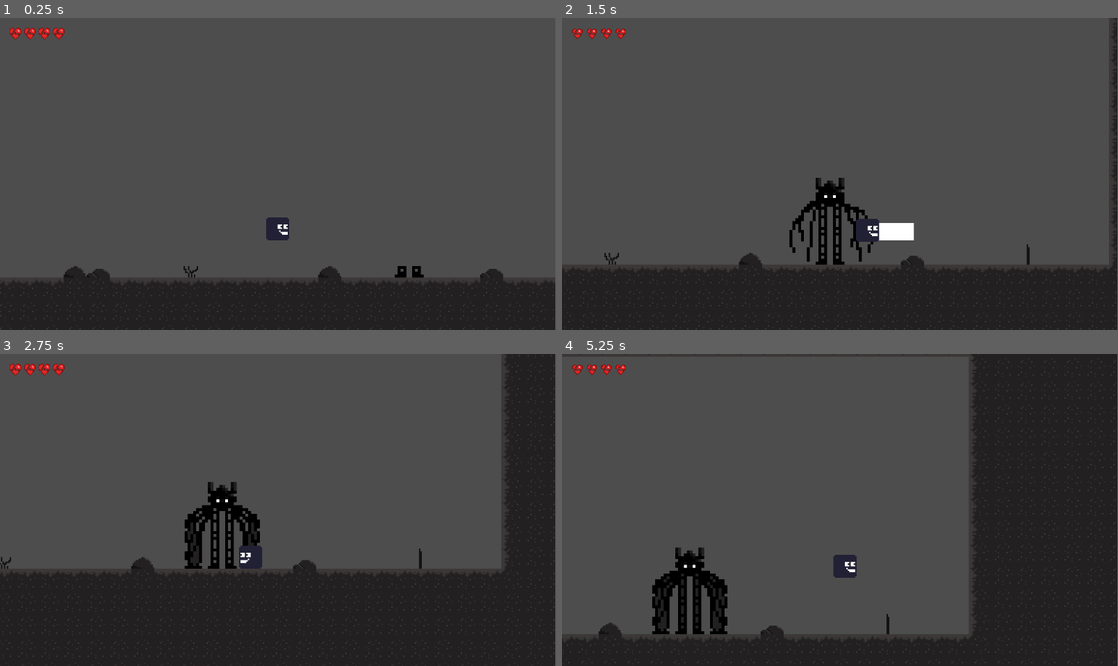
Above: before the commit, frames 1-4 (two rows, left to right).
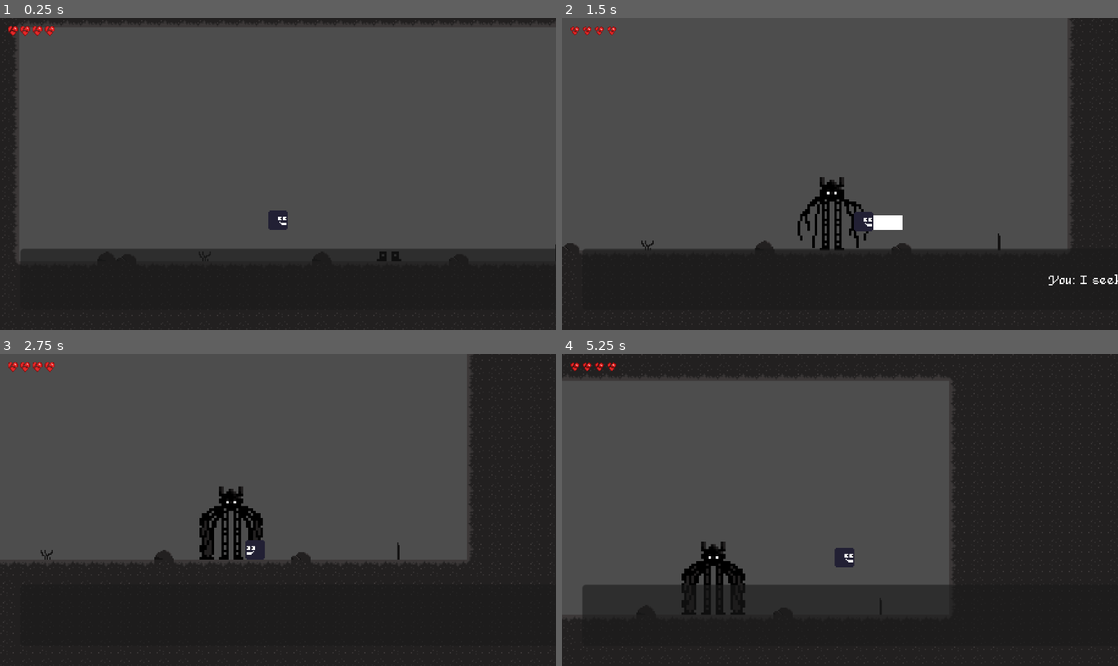
Above: after the commit, the same moments.

Repository: CSC-Reda-Slaoui/boss-rush-jam-2024
Game: Godot game, scene res://shadowstalker_fight.tscn
The game is run twice, just before and just after one commit, with the same random seed, the same clock (stepped at 60 frames per second) and the same inputs. This scene is started directly instead of the project's main scene.
Inputs:
- Up to frame 1 (0.25 s): no input
- Up to frame 2 (1.5 s): hold Right (right) from 0.53 s (still down); tap Space (dialogue, bound only after the commit) at 0.6 s; tap Z (jump) at 0.77 s; tap X (attack) at 1.35 s
- Up to frame 3 (2.75 s): tap Z (jump) at 1.52 s; tap Space (dialogue, bound only after the commit) at 1.55, 2.3 s; release Right (right) at 2.03 s; hold Left (left) from 2.03 s (still down); tap C (dash) at 2.1 s
- Up to frame 4 (5.25 s): release Left (left) at 2.78 s; hold Right (right) 2.78-4.28 s; tap Space (dialogue, bound only after the commit) at 2.85, 3.6, 4.55 s; tap Z (jump) at 3.02, 3.77, 4.52 s; hold Left (left) 4.28-5.03 s; tap X (attack) at 4.35 s; hold Right (right) from 5.03 s (still down); tap C (dash) at 5.1 s
In our replay, the window is 799x449 before the commit and 800x449 after it. These sizes can differ from the game's own. Grey fills any space a smaller window leaves; there, only what the larger window draws over its background counts as a difference.

The runs differ from the first frame. In frame 1, 14% of the frame differs, in the area x 0-100%, y 0-100%; in frame 2, 14%; in frame 3, 9.6%; in frame 4, 21%.

Commit message:
started dialogue

Diff:
--- /dev/null
+++ b/dialogue.gd
@@ -0,0 +1,3 @@
+extends Node
+
+signal display_dialogue(text)
--- a/project.godot
+++ b/project.godot
@@ -14,6 +14,16 @@
 run/main_scene="res://player.tscn"
 config/features=PackedStringArray("4.2", "GL Compatibility")
 config/icon="res://icon.svg"
+
+[autoload]
+
+Dialogue="*res://dialogue.gd"
+
+[display]
+
+window/size/viewport_width=1366
+window/size/viewport_height=768
+window/size/mode=3
 
 [input]
 
@@ -52,6 +62,11 @@
 "events": [Object(InputEventKey,"resource_local_to_scene":false,"resource_name":"","device":-1,"window_id":0,"alt_pressed":false,"shift_pressed":false,"ctrl_pressed":false,"meta_pressed":false,"pressed":false,"keycode":0,"physical_keycode":88,"key_label":0,"unicode":120,"echo":false,"script":null)
 ]
 }
+dialogue={
+"deadzone": 0.5,
+"events": [Object(InputEventKey,"resource_local_to_scene":false,"resource_name":"","device":-1,"window_id":0,"alt_pressed":false,"shift_pressed":false,"ctrl_pressed":false,"meta_pressed":false,"pressed":false,"keycode":0,"physical_keycode":32,"key_label":0,"unicode":32,"echo":false,"script":null)
+]
+}
 
 [rendering]
 
--- /dev/null
+++ b/shadowstalker.gd
@@ -0,0 +1,40 @@
+extends CharacterBody2D
+
+var dialogue = [
+	"Who dares intrude upon my domain, stumbling blindly into the abyss?",
+	"I seek passage to the temple atop Wraithpeak Mountain. I must break this curse that binds me here.",
+	"Foolish wanderer, seeking escape from the chains of fate. Do you not realize that salvation comes at a price?",
+	"I'll pay any price to break this curse and return to the world above.",
+	"Very well. But know this: to pass beyond, you must relinquish what you hold most dear. Your memories shall feed the void, a necessary sacrifice for your passage.",
+	"I accept your challenge. I'll face your trial and reclaim what's mine.",
+	"Then let the darkness consume your past. Enter, and face the annihilation of your memories."
+]
+
+var finished_dialogue = false
+var current_dialogue = 0
+
+func _ready():
+	get_node("CanvasLayer/Panel").position.x = 50
+	get_node("CanvasLayer/Panel").size.x = get_viewport_rect().size.x - 50
+
+	get_node("CanvasLayer/Label").position.x = 50
+	get_node("CanvasLayer/Label").size.x = get_viewport_rect().size.x - 50
+
+	get_node("CanvasLayer/Panel").position.y = get_viewport_rect().size.y - 200
+	get_node("CanvasLayer/Panel").size.y = 50
+
+	get_node("CanvasLayer/Label").position.y = get_viewport_rect().size.y - 200
+	get_node("CanvasLayer/Label").size.y = 50
+
+func _physics_process(delta):
+	if not finished_dialogue:
+		get_node("CanvasLayer").visible = true
+		if current_dialogue % 2 == 0:
+			get_node("CanvasLayer/Label").text = "Shadowstalker: " + dialogue[current_dialogue]
+		else:
+			get_node("CanvasLayer/Label").text = "You: " + dialogue[current_dialogue]
+		if Input.is_action_just_pressed("dialogue"):
+			current_dialogue += 1
+
+		if current_dialogue == len(dialogue) - 1:
+			finished_dialogue = true
--- a/shadowstalker.tscn
+++ b/shadowstalker.tscn
@@ -1,6 +1,7 @@
-[gd_scene load_steps=34 format=3 uid="uid://lljogc8qagw3"]
+[gd_scene load_steps=36 format=3 uid="uid://lljogc8qagw3"]
 
 [ext_resource type="Texture2D" uid="uid://dv3k02wqogq8d" path="res://art/bosses/shadowstalker/enter/enter19.png" id="1_wiqcw"]
+[ext_resource type="Script" path="res://shadowstalker.gd" id="1_yid1n"]
 [ext_resource type="Texture2D" uid="uid://b5xqmngs6d63r" path="res://art/bosses/shadowstalker/enter/enter1.png" id="2_2mfeg"]
 [ext_resource type="Texture2D" uid="uid://ceulkmjgnwkss" path="res://art/bosses/shadowstalker/enter/enter2.png" id="3_ff0f8"]
 [ext_resource type="Texture2D" uid="uid://b3t2564e24ycu" path="res://art/bosses/shadowstalker/enter/enter3.png" id="4_kn31n"]
@@ -23,6 +24,7 @@
 [ext_resource type="Texture2D" uid="uid://dxvpyam4bj2ds" path="res://art/bosses/shadowstalker/idle/idle2.png" id="21_4f7w4"]
 [ext_resource type="Texture2D" uid="uid://ceu2pmxfc5wta" path="res://art/bosses/shadowstalker/idle/idle3.png" id="22_vn6kn"]
 [ext_resource type="Texture2D" uid="uid://cl4kf6fkvrnb5" path="res://art/bosses/shadowstalker/idle/idle4.png" id="23_mck68"]
+[ext_resource type="FontFile" uid="uid://l607x2impb7c" path="res://Lookout 7 Basic.ttf" id="25_slfys"]
 
 [sub_resource type="RectangleShape2D" id="RectangleShape2D_jhv3k"]
 size = Vector2(28, 32)
@@ -104,6 +106,7 @@
 transitions = ["Start", "enter", SubResource("AnimationNodeStateMachineTransition_vavbv"), "enter", "idle", SubResource("AnimationNodeStateMachineTransition_3xc6b")]
 
 [node name="Shadowstalker" type="CharacterBody2D"]
+script = ExtResource("1_yid1n")
 
 [node name="Sprite2D" type="Sprite2D" parent="."]
 
@@ -121,3 +124,32 @@
 }
 tree_root = SubResource("AnimationNodeStateMachine_hvut3")
 anim_player = NodePath("../AnimationPlayer")
+
+[node name="CanvasLayer" type="CanvasLayer" parent="."]
+
+[node name="Panel" type="Panel" parent="CanvasLayer"]
+anchors_preset = 2
+anchor_top = 1.0
+anchor_bottom = 1.0
+offset_left = 20.0
+offset_top = -161.0
+offset_right = 473.0
+offset_bottom = -101.0
+grow_vertical = 0
+scale = Vector2(3, 3)
+
+[node name="Label" type="Label" parent="CanvasLayer"]
+anchors_preset = 2
+anchor_top = 1.0
+anchor_bottom = 1.0
+offset_left = 20.0
+offset_top = -128.0
+offset_right = 470.0
+offset_bottom = -93.0
+grow_vertical = 0
+scale = Vector2(3, 3)
+theme_override_fonts/font = ExtResource("25_slfys")
+theme_override_font_sizes/font_size = 16
+horizontal_alignment = 1
+vertical_alignment = 1
+autowrap_mode = 2
